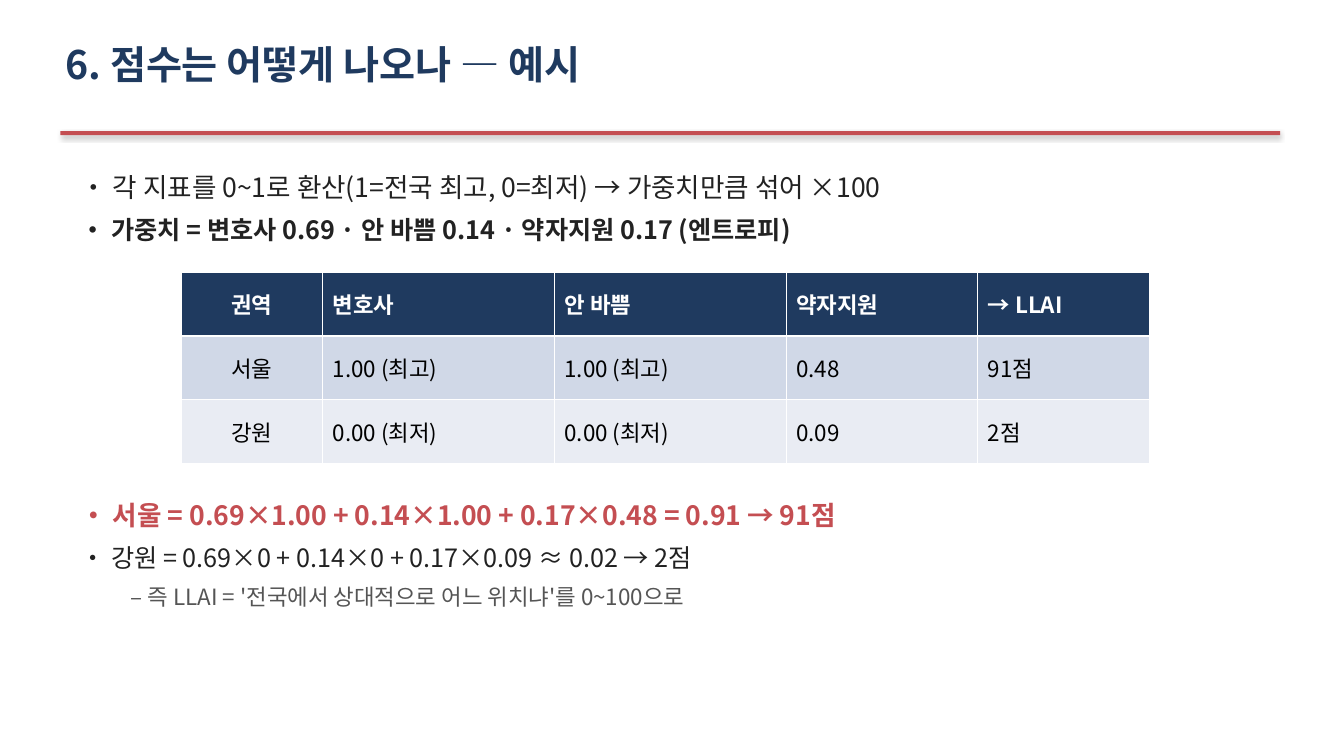
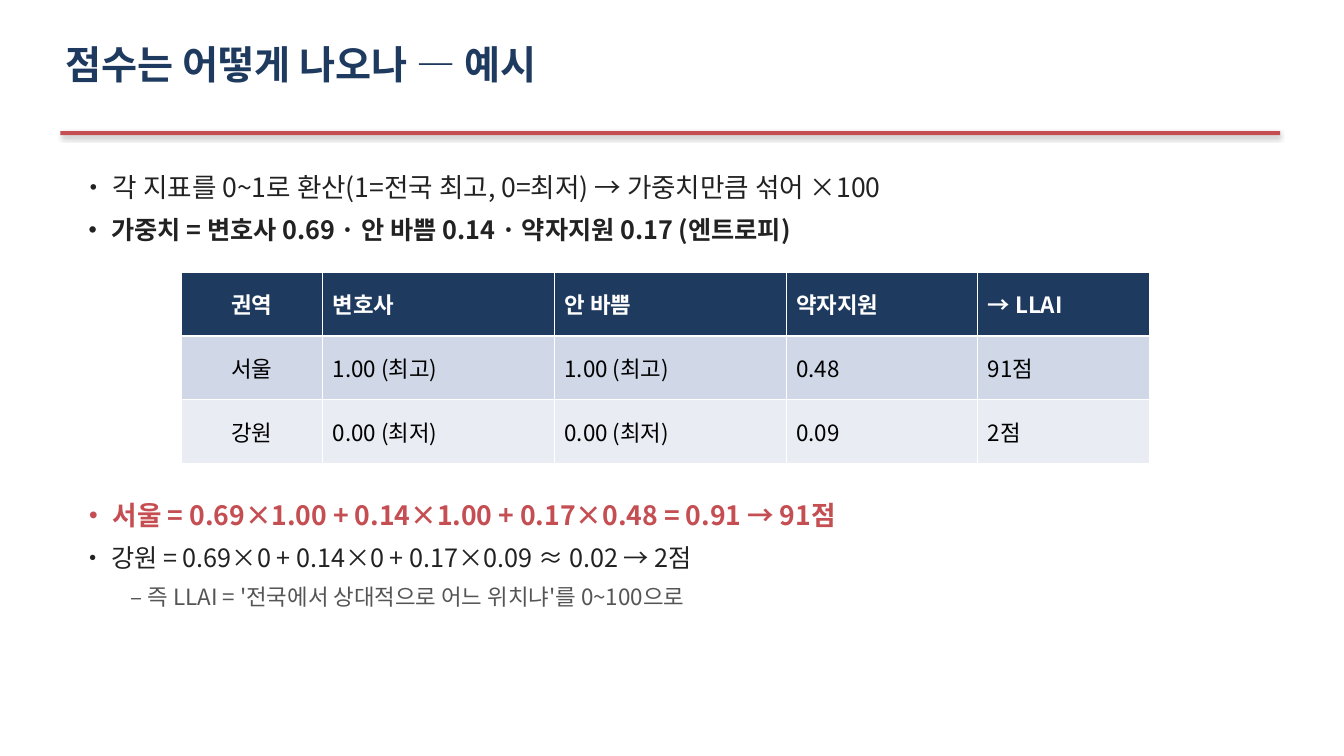
Before and after one commit to Allenkeem/llai-project, a slide deck: slide 10 of reports/발표자료.pptx. Drawn at 1344x756 pixels with LibreOffice and Linux fonts; fonts in the diff are those of the drawing. Boxes give left, top, right and bottom in pixels: in the first picture for what was removed or moved away, otherwise in the second. Text is boxed around its words. In the diff, an @@ line names an element or a change of style, - is before the commit and + after.

```diff
--- a/reports/발표자료.pptx
+++ b/reports/발표자료.pptx
@@ text at box(65, 46, 536, 83): text changed @@
-6. 점수는 어떻게 나오나 — 예시
+점수는 어떻게 나오나 — 예시
```
Also in this commit, not shown: 16 other slides changed.
